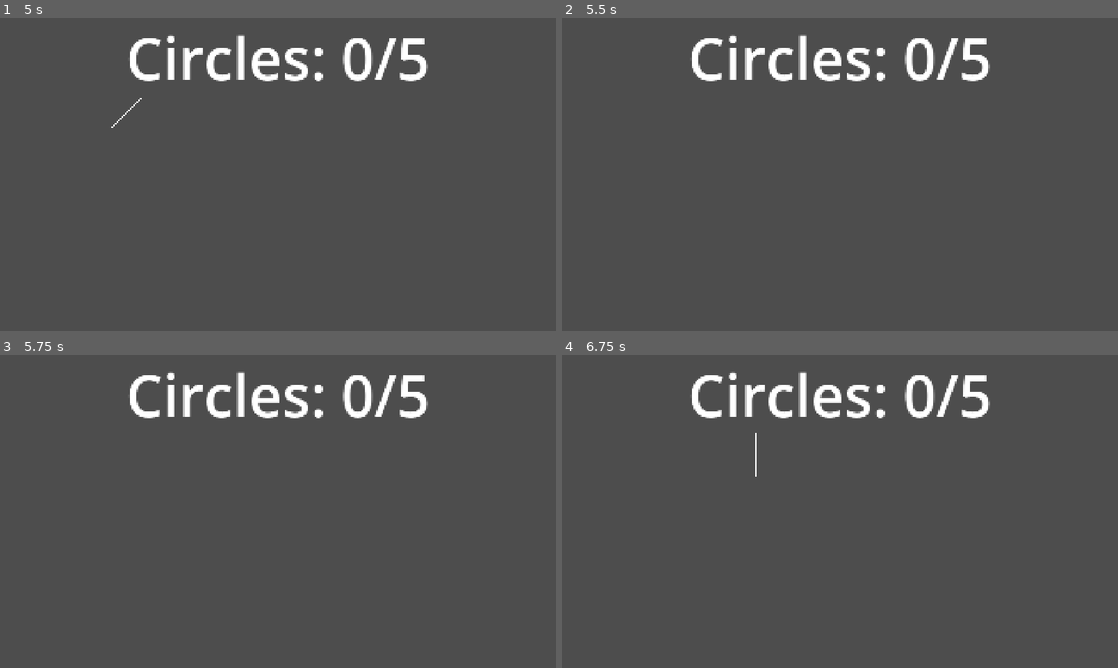
Above: before the commit, frames 1-4 (two rows, left to right).
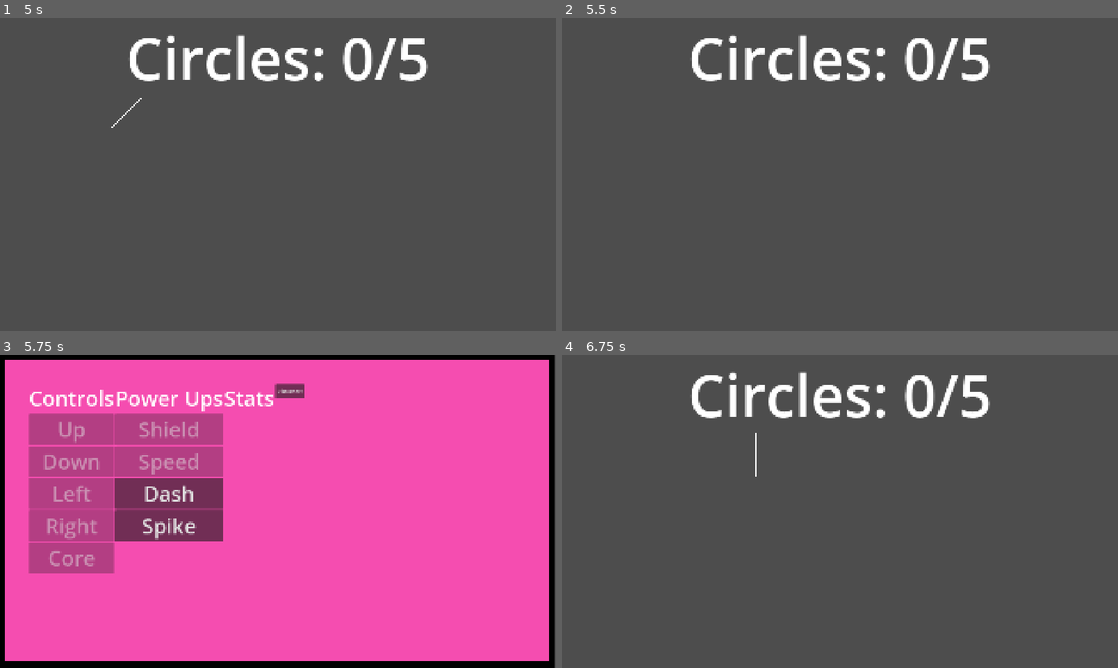
Above: after the commit, the same moments.

Repository: StoriTella/drunkenflyersclient
Game: Godot game, scene res://scenes/minigames/Spike.tscn
Two runs of this game, one before a commit and one after it. Both use one fixed random seed, a clock stepped at 60 frames per second and the inputs below. This scene is started directly instead of the project's main scene. Sound files missing from this copy of the repository are replaced by a short silence.
Inputs (mouse positions are in pixels of both pictures, inside the frame that each line leads up to):
- Up to frame 1 (5 s): tap Enter at 0.5, 2, 3.5 s; move the mouse to (400, 158) at 0.52 s; click (400, 158) at 0.67 s; tap Space at 1.25, 2.75, 4.25 s; drag from (166, 190) to (250, 237) at 1.27 s; move the mouse to (333, 105) at 2.02 s; click (333, 105) at 2.17 s; drag from (250, 237) to (111, 127) at 2.77 s; move the mouse to (444, 221) at 3.52 s; click (444, 221) at 3.67 s; drag from (111, 127) to (194, 96) at 4.27 s
- Up to frame 2 (5.5 s): move the mouse to (867, 174) at 5.02 s; click (867, 174) at 5.17 s
- Up to frame 3 (5.75 s): no input
- Up to frame 4 (6.75 s): click (728, 527) at 5.75 s, where only the run after the commit has a clickable "Spike"; drag from (756, 433) to (728, 527) at 6.52 s

Frames 1-2 are identical in both runs. In frame 3, 100% of the frame differs, in the area x 0-100%, y 0-100%; in frame 4, nothing differs.

Commit message:
fix spikes timer

Diff:
--- a/scripts/minigames/spike.gd
+++ b/scripts/minigames/spike.gd
@@ -13,12 +13,14 @@
 
 @onready var line: Line2D = $Line2D
 @onready var status_label: Label = $StatusLabel
+@onready var timer: Timer = $Timer
 
 func _ready():
 	Global.is_in_minigame = true
 	line.width = 5
 	line.default_color = Color.WHITE
 	update_status_label()
+	timer.start()
 
 func _input(event):
 	if event is InputEventScreenTouch or event is InputEventMouseButton:
